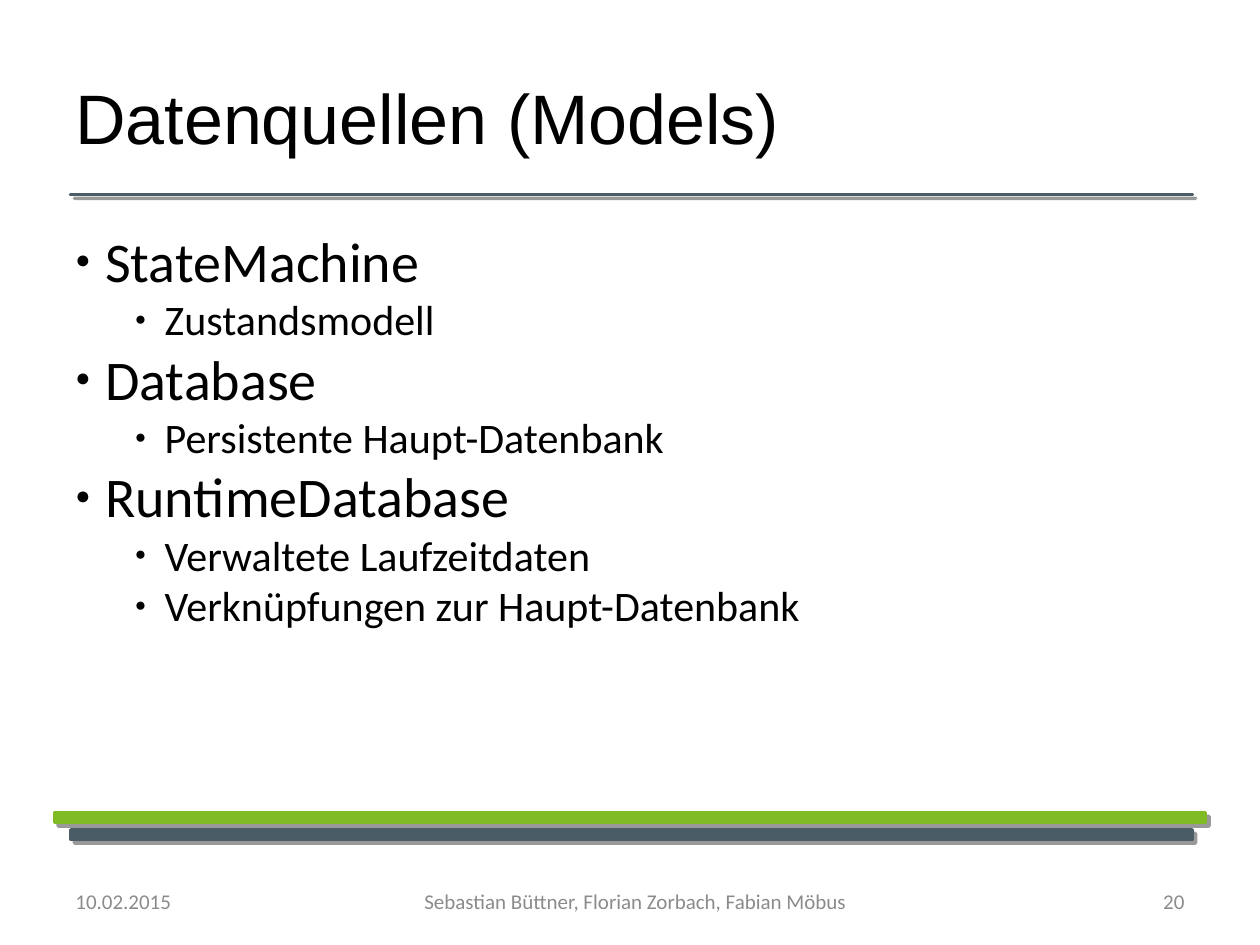
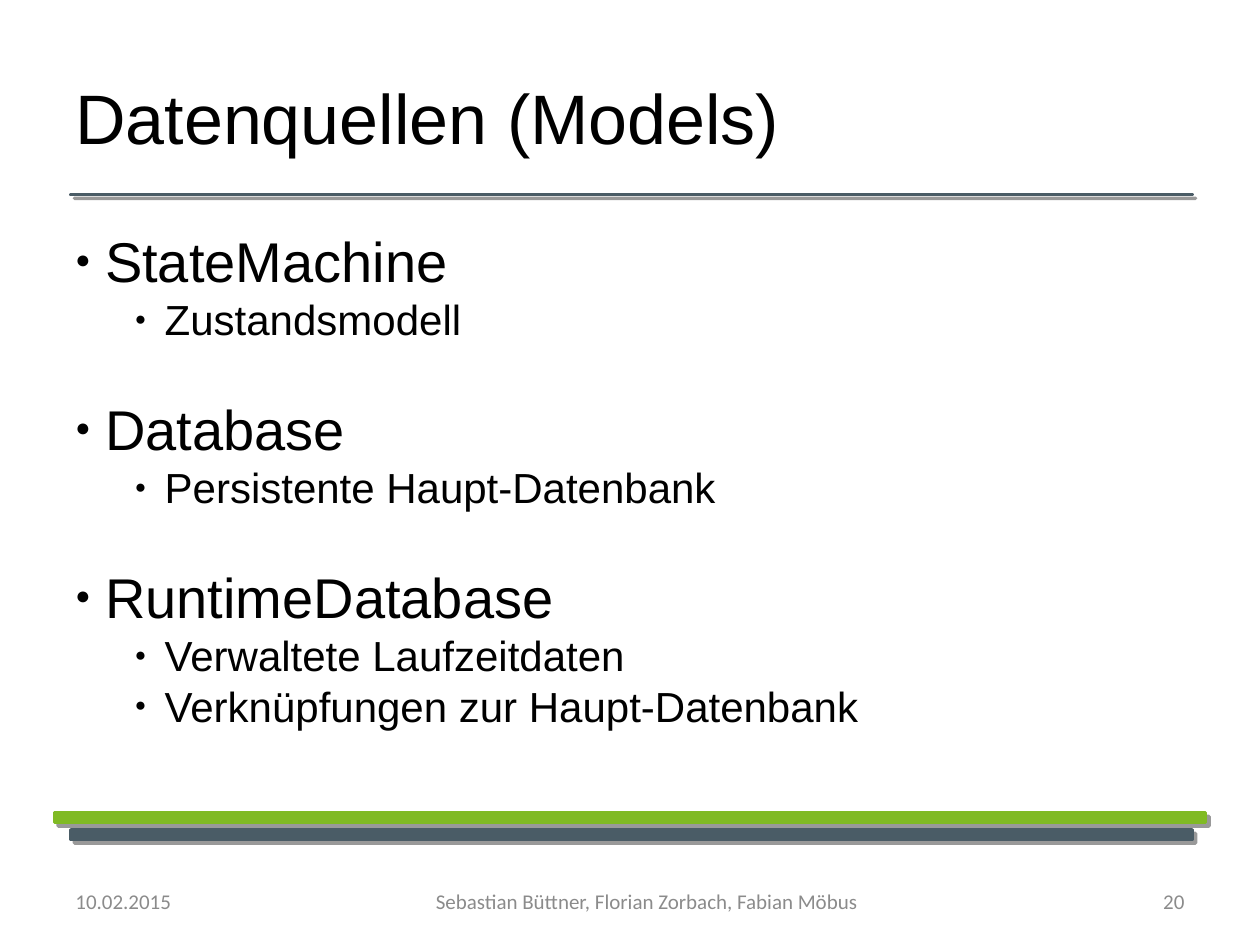
Before and after one commit to YoloSoftDE/YoloTrack, a slide deck: slide 20 of Documentation/Biometrie_praesentation.odp. Drawn at 1260x945 pixels with LibreOffice and Linux fonts; fonts in the diff are those of the drawing; background and template pictures are left out. Boxes give left, top, right and bottom in pixels: in the first picture for what was removed or moved away, otherwise in the second. Text is boxed around its words. In the diff, an @@ line names an element or a change of style, - is before the commit and + after.

Commit message:
präsi
layout updated

```diff
--- a/Documentation/Biometrie_praesentation.odp
+++ b/Documentation/Biometrie_praesentation.odp
@@ text "StateMachine" at <box>105,241,858,730</box>: font Calibri to Arial @@
@@ text "Sebastian Büttner, Florian Zorbach, Fabian ...": place and size @@
-text "Sebastian Büttner, Florian Zorbach, Fabian ..." at <box>424,894,845,912</box>
+text "Sebastian Büttner, Florian Zorbach, Fabian ..." at <box>436,894,857,912</box>
```
Also in this commit, not shown: 20 other slides changed.
